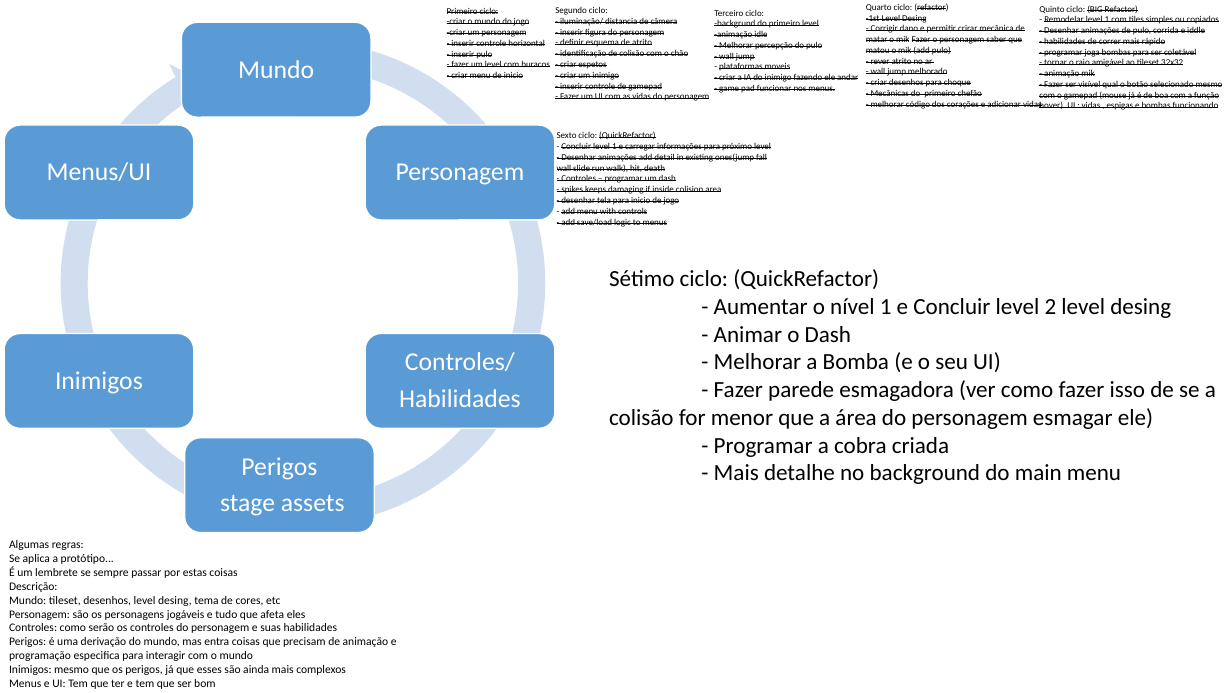
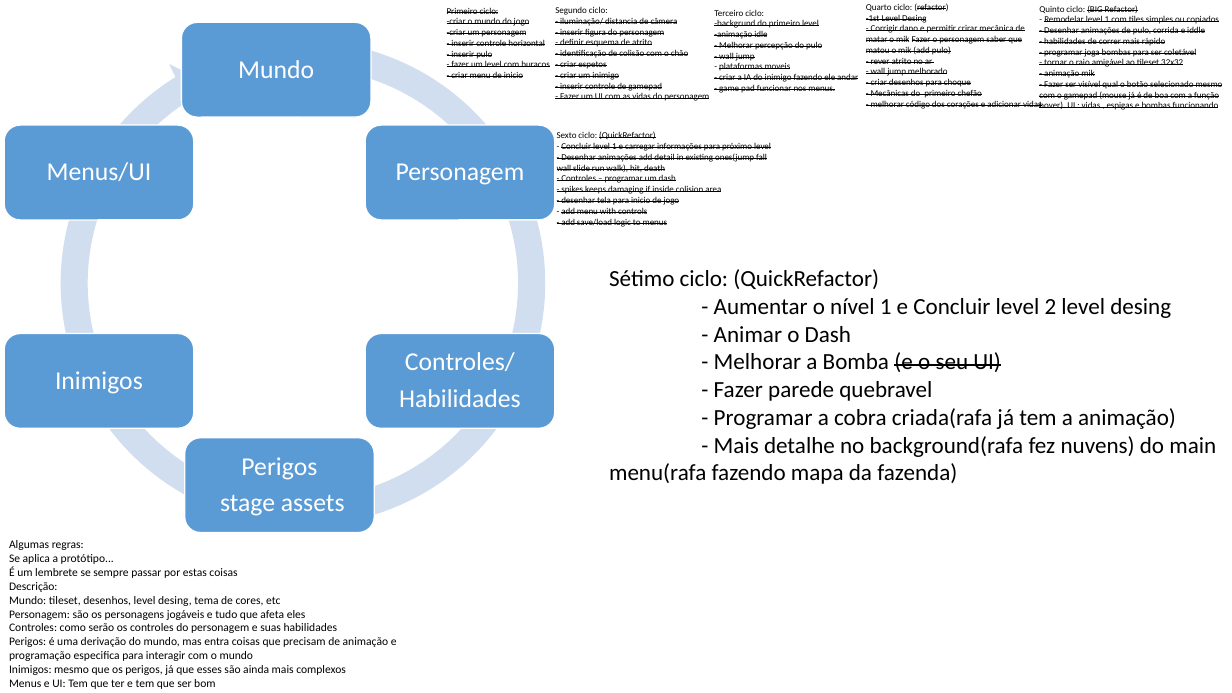
Before and after one commit to radfek/MilhoMen, a slide deck: slide 1 of Project Data/Ciclo de trabalho.pptx. Drawn at 1232x693 pixels with LibreOffice and Linux fonts; fonts in the diff are those of the drawing. Boxes give left, top, right and bottom in pixels: in the first picture for what was removed or moved away, otherwise in the second. Text is boxed around its words. In the diff, an @@ line names an element or a change of style, - is before the commit and + after.

```diff
--- a/Project Data/Ciclo de trabalho.pptx
+++ b/Project Data/Ciclo de trabalho.pptx
@@ text at <box>714,352,1001,372</box>: strikethrough on in "(e o seu UI)" @@
@@ text at <box>609,381,1216,484</box>: text changed @@
-- Fazer parede esmagadora (ver como fazer isso de se a colisão for menor que a área do personagem esmagar ele)
-- Programar a cobra criada
-- Mais detalhe no background do main menu
+- Fazer parede quebravel
+- Programar a cobra criada(rafa já tem a animação)
+- Mais detalhe no background(rafa fez nuvens) do main menu(rafa fazendo mapa da fazenda)
```
Also in this commit, not shown: 29 other files.
